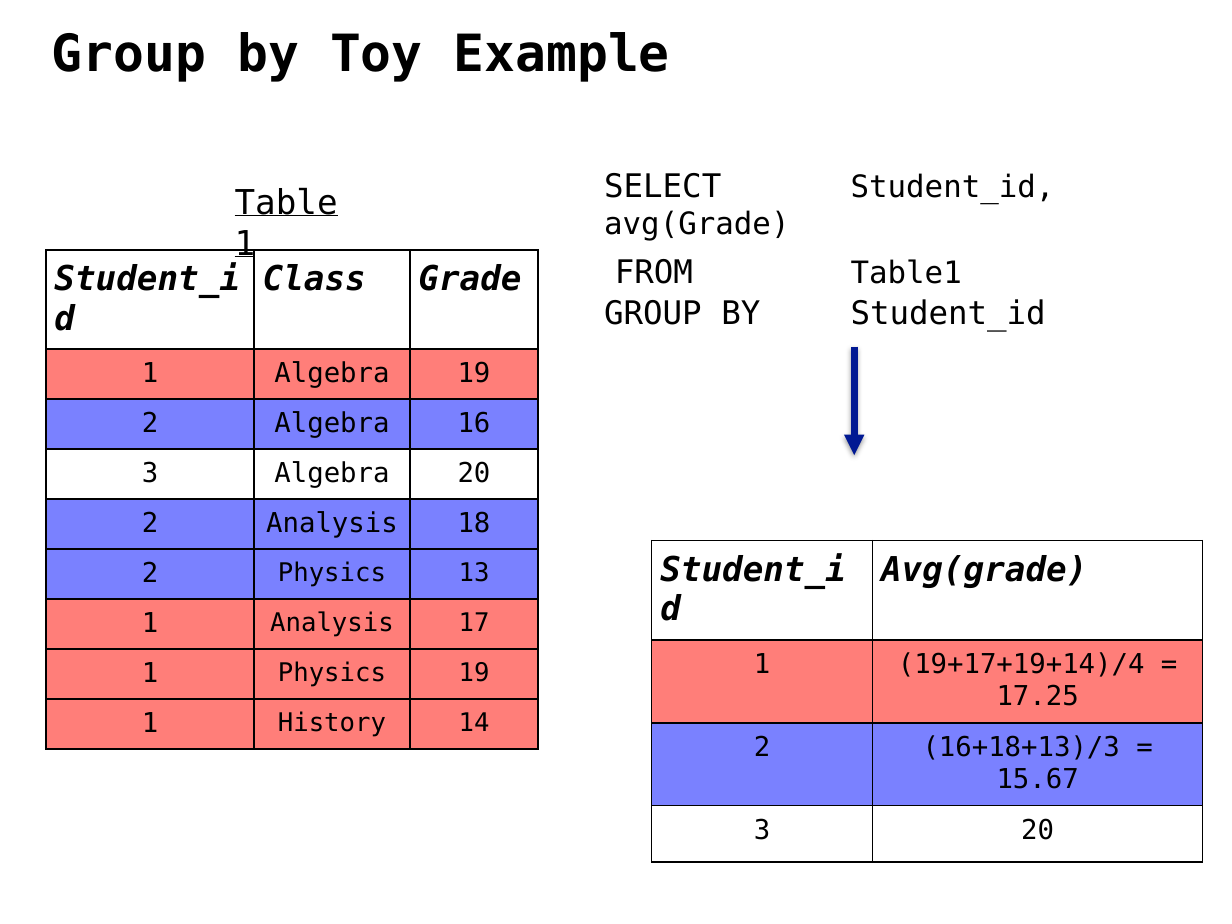
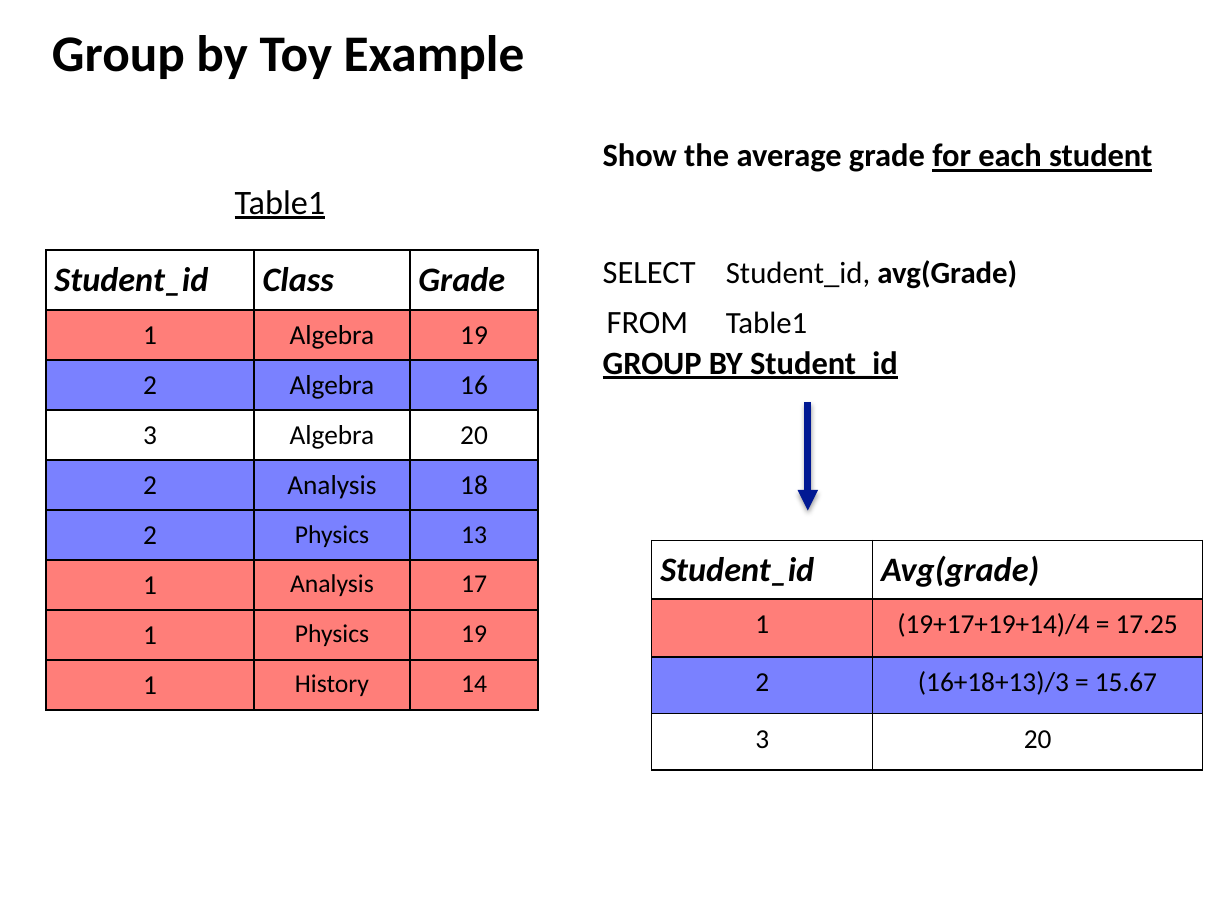
Before and after one commit to ipeirotis/introduction-to-databases, a slide deck: slide 7 of session5/D-SQL_Aggregation_Queries.pptx. Drawn at 1232x924 pixels with LibreOffice and Linux fonts; fonts in the diff are those of the drawing. Boxes give left, top, right and bottom in pixels: in the first picture for what was removed or moved away, otherwise in the second. Text is boxed around its words. In the diff, an @@ line names an element or a change of style, - is before the commit and + after.

```diff
--- a/session5/D-SQL_Aggregation_Queries.pptx
+++ b/session5/D-SQL_Aggregation_Queries.pptx
@@ text "Group by Toy Example" at [52,35,525,79]: font DejaVu Sans Mono to Calibri @@
@@ text "Show the average grade for ...": place and size @@
-text "Show the average grade for ..." at [604,173,1055,331]
+text "Show the average grade for ..." at [603,143,1152,379]
@@ text at [603,143,1152,172]: paragraph added @@
+Show the average grade for each student
@@ text "Table1" at [235,190,326,219]: font DejaVu Sans Mono to Calibri @@
@@ table at [46,250,537,710] @@
@@ font DejaVu Sans Mono to Calibri @@
@@ text at [603,260,1017,379]: font DejaVu Sans Mono to Calibri in "SELECT Student_id, avg(Grade)", "FROM Table1", "GROUP BY Student_id"; bold on in "avg(Grade)", "GROUP BY Student_id"; underline on in "GROUP BY Student_id" @@
@@ arrow moved from (854, 346) - (854, 455) to (808, 402) - (808, 510) @@
@@ table at [652,541,1202,770] @@
@@ font DejaVu Sans Mono to Calibri @@
```
Also in this commit, not shown: 20 other slides changed, 1 slide removed.
